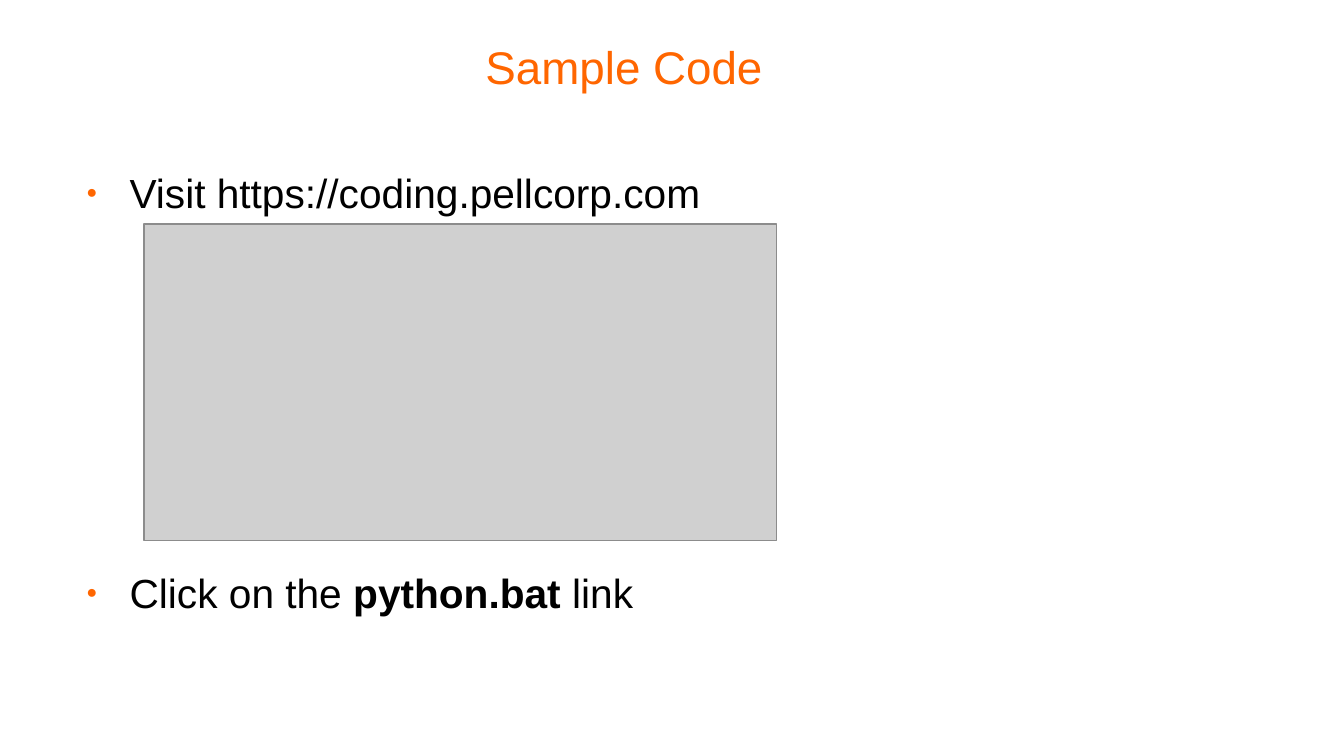
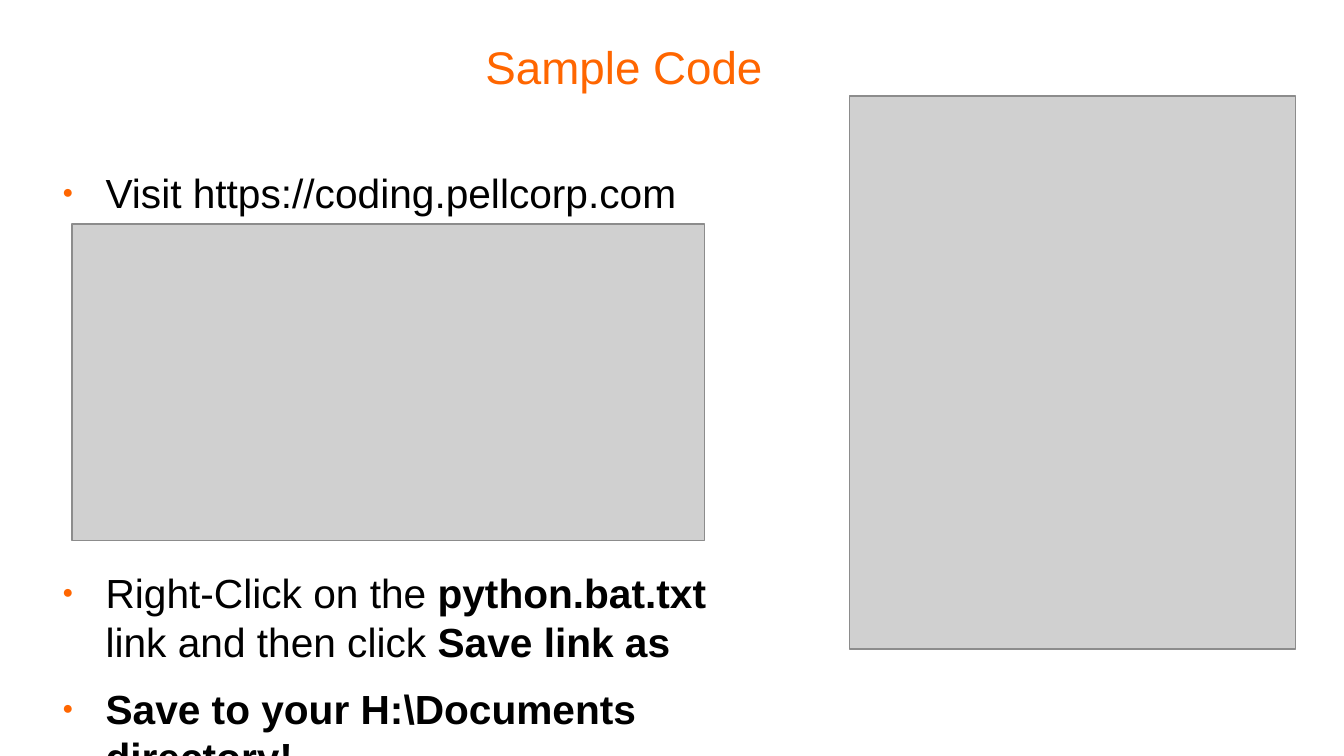
Before and after one commit to pellcorp/coding, a slide deck: slide 10 of docs/python-coding.odp. Drawn at 1344x756 pixels with LibreOffice and Linux fonts; fonts in the diff are those of the drawing; grey boxes stand for pictures; background and template pictures are left out. Boxes give left, top, right and bottom in pixels: in the first picture for what was removed or moved away, otherwise in the second. Text is boxed around its words. In the diff, an @@ line names an element or a change of style, - is before the commit and + after.

```diff
--- a/docs/python-coding.odp
+++ b/docs/python-coding.odp
@@ picture added at <box>850,96,1296,650</box> @@
@@ text "Visit https://coding.pellcorp.com": place and size @@
-text "Visit https://coding.pellcorp.com" at <box>130,178,700,616</box>
+text "Visit https://coding.pellcorp.com" at <box>106,178,706,731</box>
@@ picture: place and size @@
-picture at <box>144,224,777,540</box>
+picture at <box>72,224,705,540</box>
@@ text at <box>106,578,706,731</box>: text changed; bold on @@
-● Click on the python.bat link
+● Right-Click on the python.bat.txt link and then click Save link as
+● Save to your H:\Documents directory!
```
Also in this commit, not shown: 3 other files.
